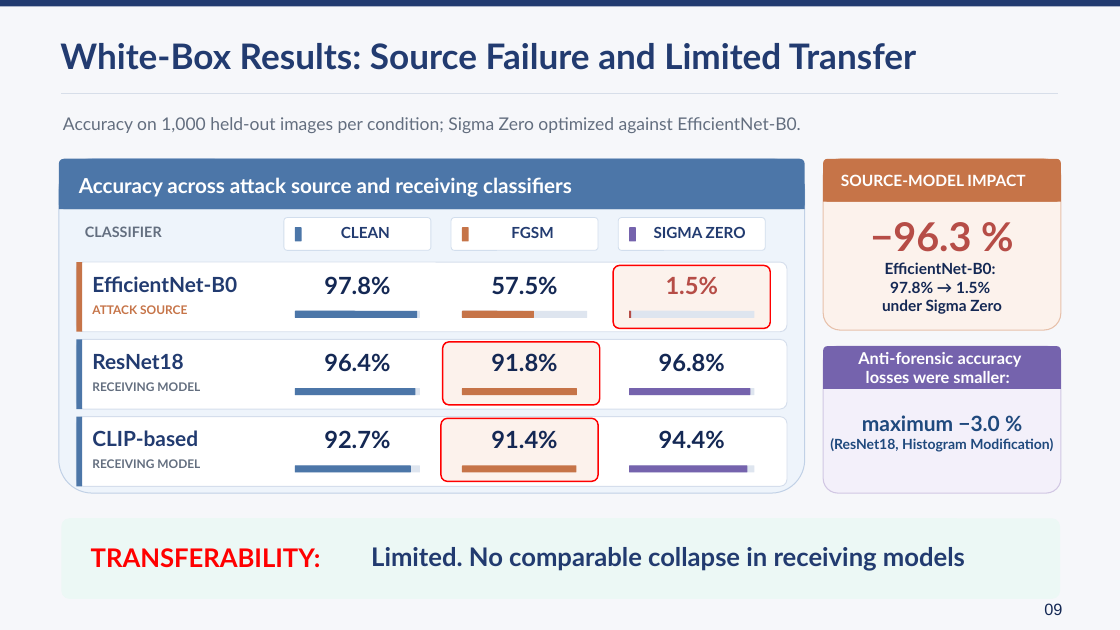
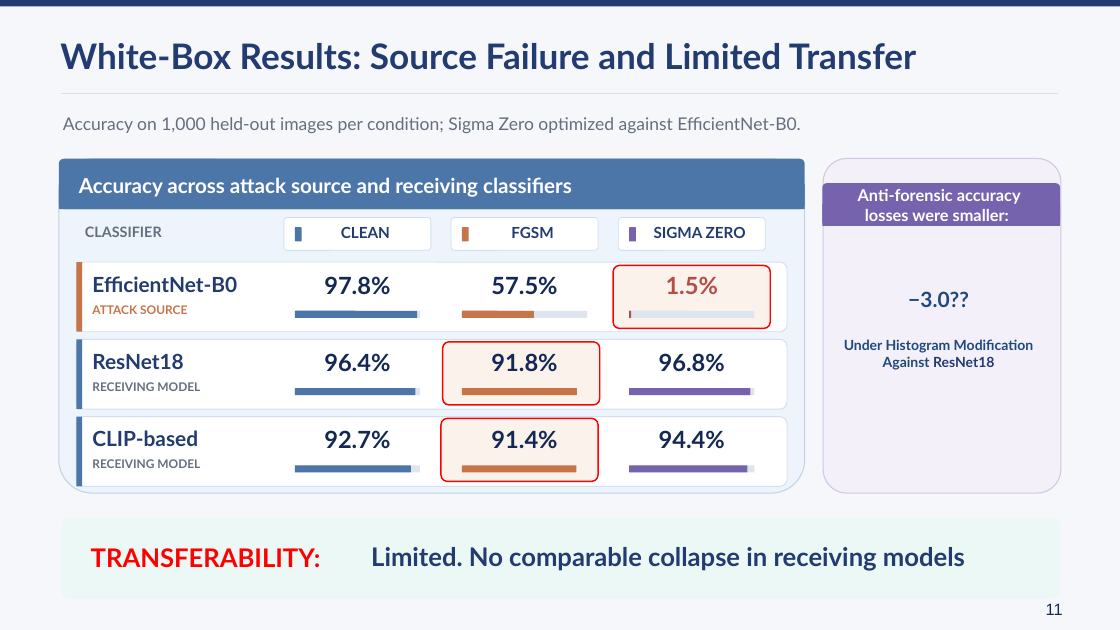
Before and after one commit to lmolinario/Molinario_Thesis_Defense_2026, a slide deck: slide 11 of Molinario_Thesis_Defense_2026.pptx. Drawn at 1120x630 pixels with LibreOffice and Linux fonts; fonts in the diff are those of the drawing. Boxes give left, top, right and bottom in pixels: in the first picture for what was removed or moved away, otherwise in the second. Text is boxed around its words. In the diff, an @@ line names an element or a change of style, - is before the commit and + after.

```diff
--- a/Molinario_Thesis_Defense_2026.pptx
+++ b/Molinario_Thesis_Defense_2026.pptx
@@ rounded rectangle: place and size @@
-rounded rectangle at [823,346,1061,493]
+rounded rectangle at [823,159,1061,493]
@@ rounded rectangle removed at [823,159,1061,330] @@
@@ rounded rectangle removed at [823,159,1061,202] @@
@@ text removed at [841,174,1025,186] @@
-SOURCE-MODEL IMPACT
@@ 1 text, 1 rounded rectangle, 1 rectangle: place and size @@
-1 text, 1 rounded rectangle, 1 rectangle at [823,346,1061,389]
+1 text, 1 rounded rectangle, 1 rectangle at [823,183,1060,226]
@@ rectangle removed at [823,180,1061,202] @@
@@ text removed at [870,222,971,252] @@
-−96.3 %
@@ text removed at [882,262,1002,314] @@
-EfficientNet-B0:
-97.8% → 1.5%
-under Sigma Zero
@@ text at [844,291,1034,370]: text changed @@
-maximum −3.0 %
-(ResNet18, Histogram Modification)
+−3.0??
+Under Histogram Modification
+Against ResNet18
@@ text at [1046,603,1063,615]: text changed @@
-09
+11
```
Also in this commit, not shown: 10 other slides changed.
